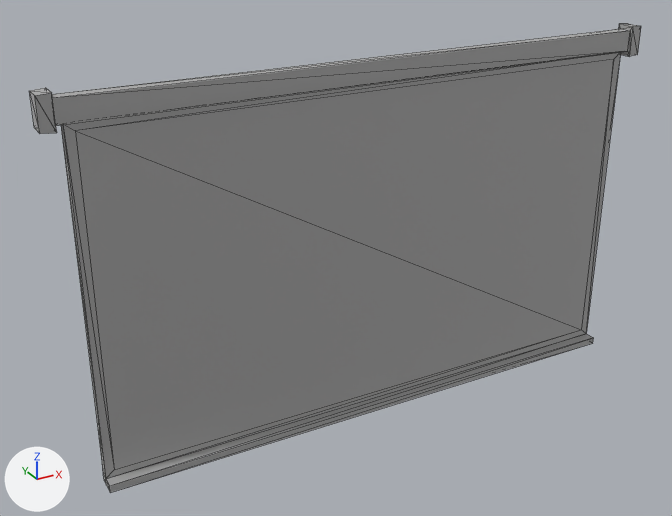
Renders of the FBX model Assets/ArtRes/Map/decoration/scene_bigScreen.fbx from each side of a commit.
Both versions are drawn from a 50 mm camera at (-3.86, -6.32, 4.66) aimed at (-0.36, 0.05, 1.48). Lighting does not change. The marker at lower left points along +X, +Y and +Z. Mesh edges are drawn as thin lines. Where no turn or scale is listed for an object, it has been applied to the vertices.

The first picture shows 'bigScreen'.
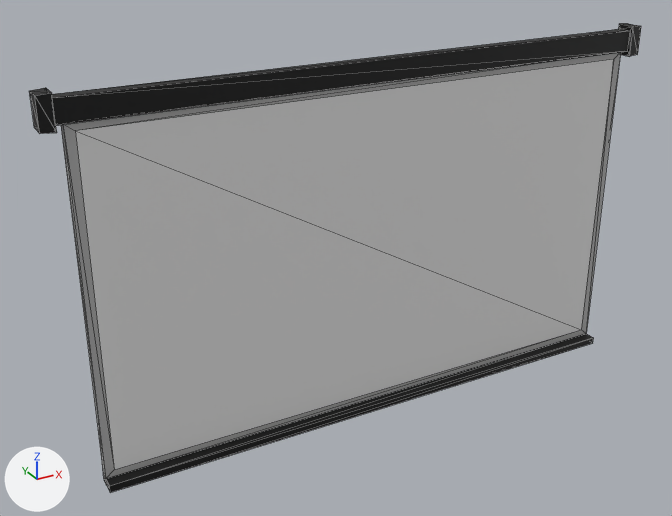
The change, as a diff of the scene's bpy script:
```diff
--- a/Assets/ArtRes/Map/decoration/scene_bigScreen.fbx.py
+++ b/Assets/ArtRes/Map/decoration/scene_bigScreen.fbx.py
@@ mat_iron2 @@
+mat_iron2 = principled_material('iron2')
+mat_iron2.base_color = (0.0, 0.0, 0.0)  # black #000000
@@ mat_lighting @@
+mat_lighting = principled_material('lighting')
+mat_lighting.base_color = (0.8, 0.8, 0.8)  # white #e7e7e7
+mat_lighting.roughness = 0.4
@@ mat_iron0 @@
+mat_iron0 = principled_material('iron0')
+mat_iron0.base_color = (0.448, 0.448, 0.448)  # grey #b3b3b3
@@ me_mesh_097 @@
 me_mesh_097.from_pydata(...)  # 48 vertices, 92 faces; spans x -2.69..2.69, y -0.2..0.02, z 0.0..3.2
 # used by ob_bigscreen; location = (0.0, 0.0, 0.0)
+# me_mesh_097 part 1: 50 of the faces centred in x -2.69..2.69, y -0.14..0.02, z 2.93..3.2 switch from mat_material__27 (light grey #cacaca) to mat_iron2 (black #000000)
+# me_mesh_097 part 2: 18 of the faces centred in x -2.53..2.53, y -0.2..-0.03, z 0.0..0.07 switch from mat_material__27 (light grey #cacaca) to mat_iron2 (black #000000)
+# me_mesh_097 part 3: all 6 faces centred in x -2.53..-2.47, y -0.09..-0.03, z 1.04..2.0 switch from mat_material__27 (light grey #cacaca) to mat_iron0 (grey #b2b2b2)
+# me_mesh_097 part 4: all 6 faces centred in x 2.47..2.53, y -0.09..-0.03, z 1.04..2.0 switch from mat_material__27 (light grey #cacaca) to mat_iron0 (grey #b2b2b2)
+# me_mesh_097 part 5: all 4 faces centred in x -0.84..0.84, y -0.09..-0.03, z 0.09..0.11 switch from mat_material__27 (light grey #cacaca) to mat_iron0 (grey #b2b2b2)
+# me_mesh_097 part 6: all 4 faces centred in x -0.84..0.84, y -0.09..-0.03, z 2.93..2.95 switch from mat_material__27 (light grey #cacaca) to mat_iron0 (grey #b2b2b2)
+# me_mesh_097 part 7: all 4 faces centred in x -0.82..0.82, y -0.09..-0.03, z 1.06..1.98 switch from mat_material__27 (light grey #cacaca) to mat_lighting (white #e7e7e7)
```

Changed parts and their boxes (x1, y1, x2, y2) in the pictures (672 x 516 px):
part 1 of me_mesh_097, recoloured (grey to black)
    both: (29, 24, 641, 134)
part 2 of me_mesh_097, recoloured (grey to black)
    both: (103, 334, 594, 493)
part 3 of me_mesh_097, recoloured
    both: (61, 124, 114, 479)
part 4 of me_mesh_097, recoloured
    both: (581, 52, 621, 333)
part 5 of me_mesh_097, recoloured
    both: (106, 330, 586, 479)
part 6 of me_mesh_097, recoloured
    both: (64, 52, 620, 131)
part 7 of me_mesh_097, recoloured
    both: (75, 59, 614, 470)
